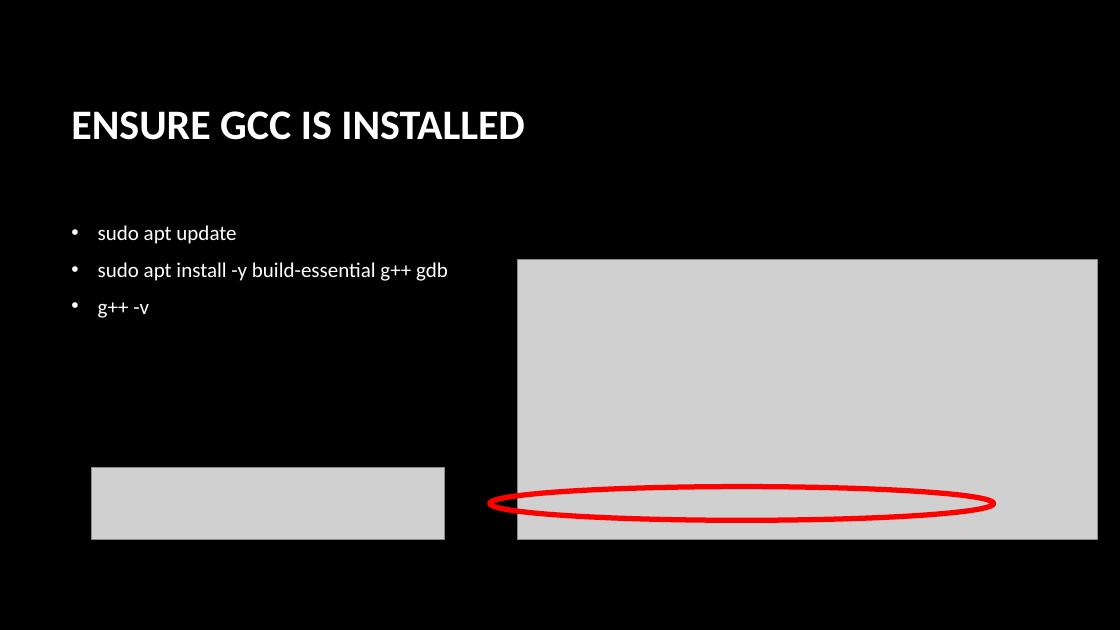
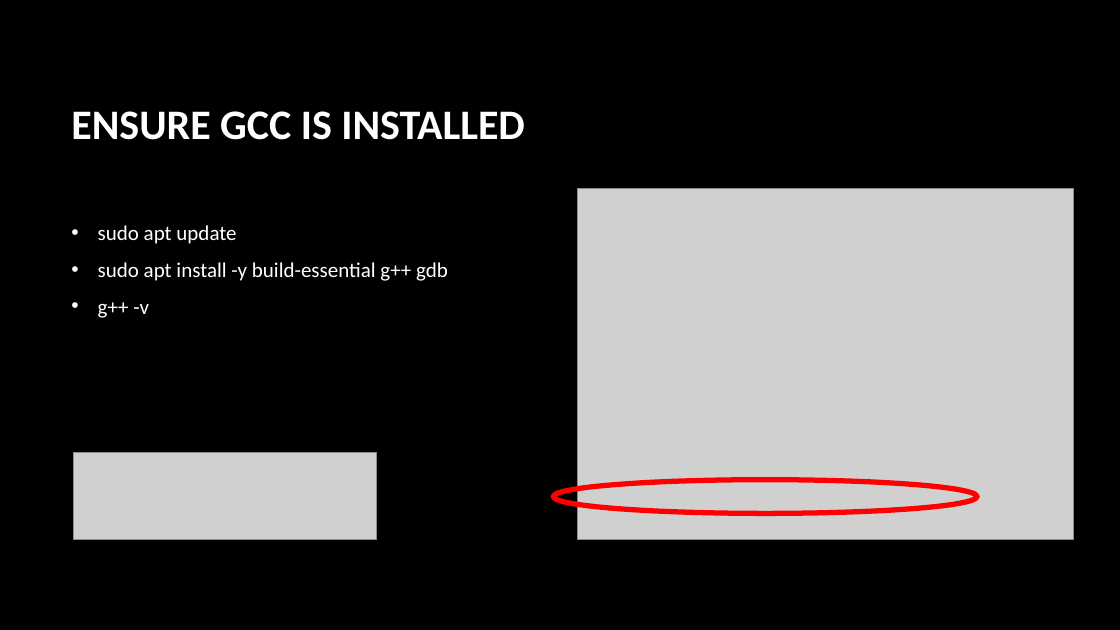
Before and after one commit to CNOCycle/cpp_tutorial, a slide deck: slide 2 of lab01/00-lab01.pptx. Drawn at 1120x630 pixels with LibreOffice and Linux fonts; fonts in the diff are those of the drawing; grey boxes stand for pictures; background and template pictures are left out. Boxes give left, top, right and bottom in pixels: in the first picture for what was removed or moved away, otherwise in the second. Text is boxed around its words. In the diff, an @@ line names an element or a change of style, - is before the commit and + after.

```diff
--- a/lab01/00-lab01.pptx
+++ b/lab01/00-lab01.pptx
@@ picture: place and size @@
-picture at [518, 260, 1098, 539]
+picture at [577, 188, 1074, 539]
@@ picture: place and size @@
-picture at [92, 468, 445, 539]
+picture at [73, 453, 376, 539]
@@ ellipse: place and size @@
-ellipse at [490, 486, 994, 520]
+ellipse at [554, 480, 978, 513]
```
Also in this commit, not shown: 8 other slides changed, 3 slides added.
